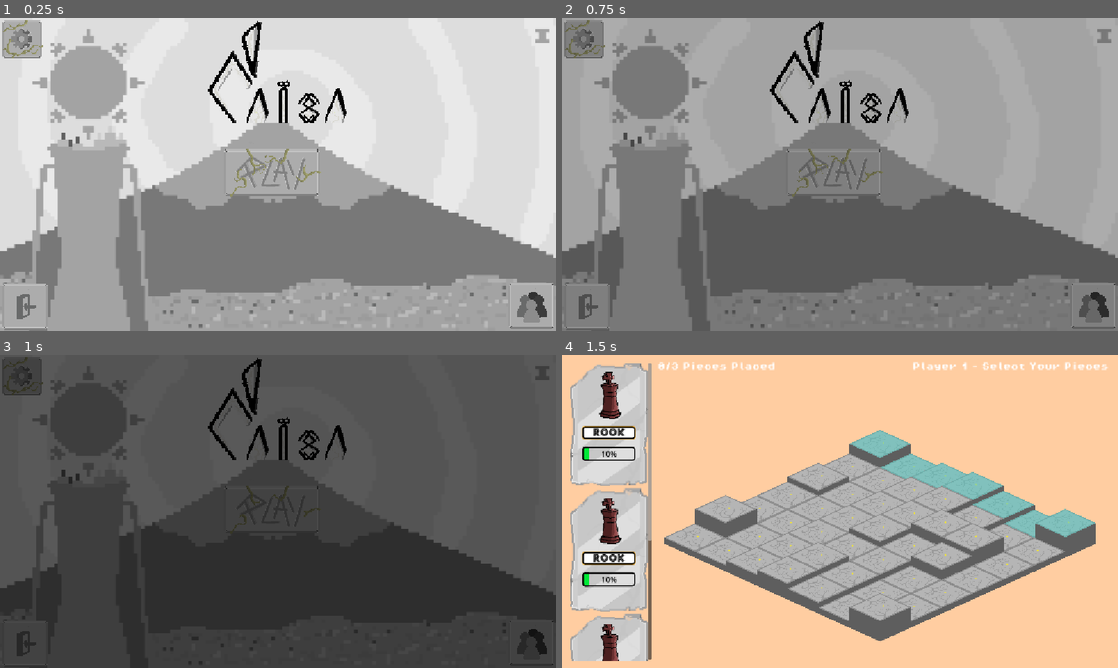
Above: before the commit, frames 1-4 (two rows, left to right).
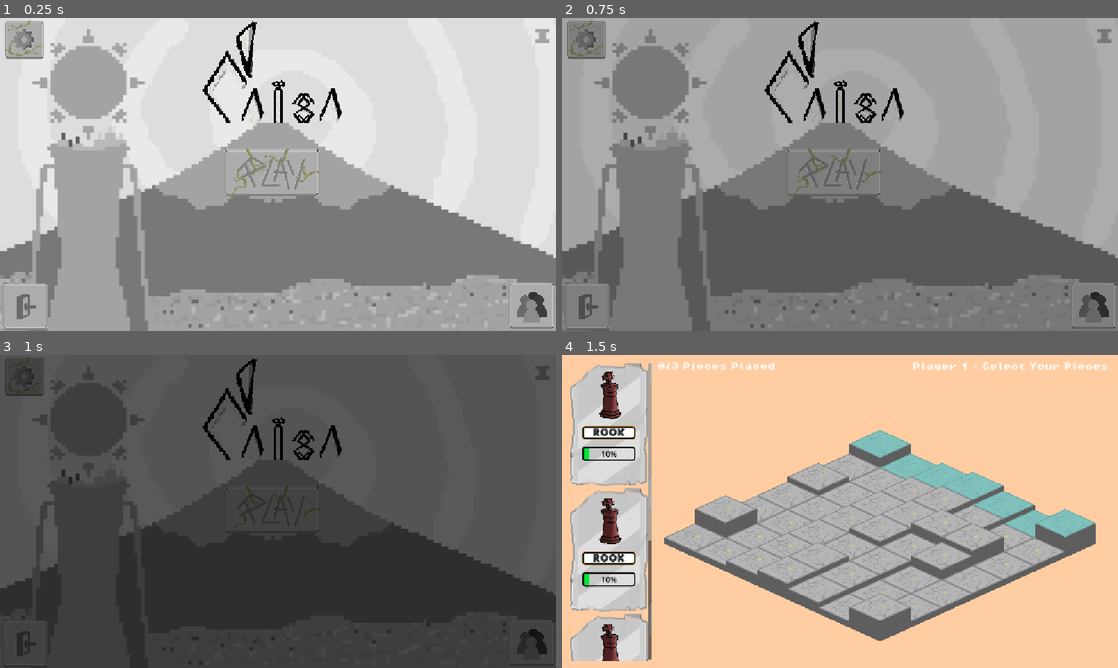
Above: after the commit, the same moments.

Repository: Caiisa-Games/caiisa
Game: Godot game, scene res://scenes/main_menu.tscn
The game is run twice, just before and just after one commit, with the same random seed, the same clock (stepped at 60 frames per second) and the same inputs.
Inputs (mouse positions are in pixels of both pictures, inside the frame that each line leads up to):
- Up to frame 1 (0.25 s): no input
- Up to frame 2 (0.75 s): click (834, 171) at 0.5 s
- Up to frame 3 (1 s): no input
- Up to frame 4 (1.5 s): click (834, 508) at 1.25 s

The runs differ from the first frame. In frame 1, 2.3% of the frame differs, in the area x 0-63%, y 0-34%; in frame 2, 2.3%; in frame 3, 2.0%; in frame 4, less than 0.1%.

Commit message:
meno main

Diff:
--- a/scenes/card.gd
+++ b/scenes/card.gd
@@ -50,7 +50,8 @@
 
 func _on_card_mouse_entered() -> void:
 	$DescriptionPanel.visible = true
-
+	$Label23.visible = true
 
 func _on_card_mouse_exited() -> void:
 	$DescriptionPanel.visible = false
+	$Label23.visible = false
--- a/scenes/card.tscn
+++ b/scenes/card.tscn
@@ -64,6 +64,18 @@
 ProgressBar/colors/font_color = Color(0, 0, 0, 1)
 ProgressBar/styles/background = SubResource("StyleBoxFlat_kg30u")
 ProgressBar/styles/fill = SubResource("StyleBoxFlat_sy11y")
+
+[sub_resource type="StyleBoxFlat" id="StyleBoxFlat_8w5pg"]
+bg_color = Color(1, 1, 1, 1)
+border_width_top = 3
+border_color = Color(0.22911215, 0.22911215, 0.22911215, 0.8235294)
+corner_radius_top_left = 15
+corner_radius_top_right = 15
+corner_radius_bottom_right = 20
+
+[sub_resource type="Theme" id="Theme_nvopj"]
+Label/colors/font_color = Color(0, 0, 0, 1)
+Label/styles/normal = SubResource("StyleBoxFlat_8w5pg")
 
 [node name="Card" type="TextureRect"]
 offset_left = 100.999985
@@ -141,6 +153,22 @@
 position = Vector2(72.725784, 140.19641)
 polygon = PackedVector2Array(-13.63607, -138.24925, 89.08913, -139.22284, 88.43934, 41.015453, 88.18005, 112.935974, -72.725784, 112.935974, -72.725784, -88.59636)
 
+[node name="Label23" type="Label" parent="."]
+layout_mode = 0
+offset_left = 165.45123
+offset_top = -35.0491
+offset_right = 296.45123
+offset_bottom = 42.9509
+theme = SubResource("Theme_nvopj")
+theme_override_colors/font_color = Color(0, 0, 0, 1)
+theme_override_colors/font_shadow_color = Color(0.99, 0.4257, 0.43510485, 1)
+theme_override_colors/font_outline_color = Color(0.24412656, 0.026650142, 0.50516695, 1)
+theme_override_constants/outline_size = 2
+theme_override_constants/shadow_outline_size = 3
+text = " hello hello hello
+ hello hello
+ hello"
+
 [connection signal="input_event" from="Area2D" to="." method="_on_card_click"]
 [connection signal="mouse_entered" from="Area2D" to="." method="_on_card_mouse_entered"]
 [connection signal="mouse_exited" from="Area2D" to="." method="_on_card_mouse_exited"]
--- a/scenes/main_menu.tscn
+++ b/scenes/main_menu.tscn
@@ -267,12 +267,21 @@
 
 [node name="TextureRect2" type="TextureRect" parent="."]
 layout_mode = 0
-offset_left = 355.0
-offset_top = -69.00001
-offset_right = 4855.0
+offset_left = 344.00003
+offset_top = -69.0
+offset_right = 4844.0
 offset_bottom = 3431.0
 scale = Vector2(0.1, 0.1)
 texture = ExtResource("9_jk1qb")
+
+[node name="ColorRect" type="ColorRect" parent="TextureRect2"]
+visible = false
+layout_mode = 0
+offset_left = 769.9995
+offset_top = 750.00006
+offset_right = 3719.9995
+offset_bottom = 2929.9998
+color = Color(0, 0, 0, 0.07450981)
 
 [node name="Title" type="Label" parent="."]
 visible = false
--- a/scenes/settings.gd
+++ b/scenes/settings.gd
@@ -38,3 +38,10 @@
 		$"../Label".visible = true
 		$ColorRectf/VBoxContainer.visible = false
 		$ColorRectf/VBoxContainer2.visible = true
+
+
+func _on_mouse_entered() -> void:
+	$AnimatedSprite2D.play("animation_setting")
+
+func _on_mouse_exited() -> void:
+	$AnimatedSprite2D.play("default")
--- a/scenes/settings.tscn
+++ b/scenes/settings.tscn
@@ -1,19 +1,214 @@
-[gd_scene load_steps=5 format=3 uid="uid://dthlhu418a1q0"]
-
-[ext_resource type="Texture2D" uid="uid://cbb1jvapc4hif" path="res://assets/Settings.png" id="1_5p8wc"]
+[gd_scene load_steps=41 format=3 uid="uid://dthlhu418a1q0"]
+
 [ext_resource type="Script" uid="uid://b8iaqnqhbq8d5" path="res://scenes/settings.gd" id="2_r6d6q"]
 [ext_resource type="Texture2D" uid="uid://bs0jfhi4cjkdi" path="res://assets/khfsad.png" id="3_6wm04"]
+[ext_resource type="Texture2D" uid="uid://bxxl3n03y3jqf" path="res://assets/ani_setting/Settings-Animation1.png" id="3_oe2nd"]
+[ext_resource type="Texture2D" uid="uid://dl007m0m6j1x5" path="res://assets/ani_setting/Settings-Animation2.png" id="4_7kvyq"]
+[ext_resource type="Texture2D" uid="uid://dkq7pppo0dask" path="res://assets/ani_setting/Settings-Animation3.png" id="5_ql1j0"]
+[ext_resource type="Texture2D" uid="uid://mto6gsi0mt7o" path="res://assets/ani_setting/Settings-Animation4.png" id="6_6dbjw"]
+[ext_resource type="Texture2D" uid="uid://dk2ipff2jiwn8" path="res://assets/ani_setting/Settings-Animation5.png" id="7_g5y2q"]
+[ext_resource type="Texture2D" uid="uid://b06v37q3m64tu" path="res://assets/ani_setting/Settings-Animation6.png" id="8_k00b3"]
+[ext_resource type="Texture2D" uid="uid://ebf6nv8pfje8" path="res://assets/ani_setting/Settings-Animation7.png" id="9_aisiw"]
+[ext_resource type="Texture2D" uid="uid://ddcokh2c5me0y" path="res://assets/ani_setting/Settings-Animation8.png" id="10_f1e71"]
+[ext_resource type="Texture2D" uid="uid://c3qnej6vpclfk" path="res://assets/ani_setting/Settings-Animation9.png" id="11_gcetw"]
+[ext_resource type="Texture2D" uid="uid://7ayqwimeiemk" path="res://assets/ani_setting/Settings-Animation10.png" id="12_i24gk"]
+[ext_resource type="Texture2D" uid="uid://ciuhhnd512wnd" path="res://assets/ani_setting/Settings-Animation11.png" id="13_3gwh8"]
+[ext_resource type="Texture2D" uid="uid://devl0h22pr75o" path="res://assets/ani_setting/Settings-Animation12.png" id="14_q4e06"]
+
+[sub_resource type="AtlasTexture" id="AtlasTexture_nilcw"]
+atlas = ExtResource("3_oe2nd")
+region = Rect2(770, 780, 1020, 1020)
+
+[sub_resource type="AtlasTexture" id="AtlasTexture_wqwn7"]
+atlas = ExtResource("4_7kvyq")
+region = Rect2(800, 798, 965, 980)
+
+[sub_resource type="AtlasTexture" id="AtlasTexture_g1x8m"]
+atlas = ExtResource("5_ql1j0")
+region = Rect2(770, 780, 1020, 1020)
+
+[sub_resource type="AtlasTexture" id="AtlasTexture_5tgmq"]
+atlas = ExtResource("6_6dbjw")
+region = Rect2(770, 780, 1020, 1020)
+
+[sub_resource type="AtlasTexture" id="AtlasTexture_bvmy7"]
+atlas = ExtResource("7_g5y2q")
+region = Rect2(770, 780, 1020, 1020)
+
+[sub_resource type="AtlasTexture" id="AtlasTexture_s1xtb"]
+atlas = ExtResource("8_k00b3")
+region = Rect2(770, 780, 1020, 1020)
+
+[sub_resource type="AtlasTexture" id="AtlasTexture_slfok"]
+atlas = ExtResource("9_aisiw")
+region = Rect2(770, 780, 1020, 1020)
+
+[sub_resource type="AtlasTexture" id="AtlasTexture_1hxbv"]
+atlas = ExtResource("10_f1e71")
+region = Rect2(770, 780, 1020, 1020)
+
+[sub_resource type="AtlasTexture" id="AtlasTexture_bfx0v"]
+atlas = ExtResource("11_gcetw")
+region = Rect2(770, 780, 1020, 1020)
+
+[sub_resource type="AtlasTexture" id="AtlasTexture_st1ee"]
+atlas = ExtResource("12_i24gk")
+region = Rect2(770, 780, 1020, 1020)
+
+[sub_resource type="AtlasTexture" id="AtlasTexture_3p4mg"]
+atlas = ExtResource("13_3gwh8")
+region = Rect2(770, 780, 1020, 1020)
+
+[sub_resource type="AtlasTexture" id="AtlasTexture_8nnln"]
+atlas = ExtResource("14_q4e06")
+region = Rect2(770, 780, 1020, 1020)
+
+[sub_resource type="AtlasTexture" id="AtlasTexture_oe2nd"]
+atlas = ExtResource("13_3gwh8")
+region = Rect2(800, 798, 965, 980)
+
+[sub_resource type="AtlasTexture" id="AtlasTexture_7kvyq"]
+atlas = ExtResource("12_i24gk")
+region = Rect2(800, 798, 965, 980)
+
+[sub_resource type="AtlasTexture" id="AtlasTexture_ql1j0"]
+atlas = ExtResource("11_gcetw")
+region = Rect2(800, 798, 965, 980)
+
+[sub_resource type="AtlasTexture" id="AtlasTexture_6dbjw"]
+atlas = ExtResource("10_f1e71")
+region = Rect2(800, 798, 965, 980)
+
+[sub_resource type="AtlasTexture" id="AtlasTexture_g5y2q"]
+atlas = ExtResource("9_aisiw")
+region = Rect2(800, 798, 965, 980)
+
+[sub_resource type="AtlasTexture" id="AtlasTexture_k00b3"]
+atlas = ExtResource("8_k00b3")
+region = Rect2(800, 798, 965, 980)
+
+[sub_resource type="AtlasTexture" id="AtlasTexture_aisiw"]
+atlas = ExtResource("7_g5y2q")
+region = Rect2(800, 798, 965, 980)
+
+[sub_resource type="AtlasTexture" id="AtlasTexture_f1e71"]
+atlas = ExtResource("6_6dbjw")
+region = Rect2(800, 798, 965, 980)
+
+[sub_resource type="AtlasTexture" id="AtlasTexture_gcetw"]
+atlas = ExtResource("5_ql1j0")
+region = Rect2(800, 798, 965, 980)
+
+[sub_resource type="AtlasTexture" id="AtlasTexture_i24gk"]
+atlas = ExtResource("4_7kvyq")
+region = Rect2(800, 798, 965, 980)
+
+[sub_resource type="AtlasTexture" id="AtlasTexture_3gwh8"]
+atlas = ExtResource("3_oe2nd")
+region = Rect2(800, 798, 965, 980)
+
+[sub_resource type="AtlasTexture" id="AtlasTexture_q4e06"]
+atlas = ExtResource("3_oe2nd")
+region = Rect2(800, 798, 965, 980)
+
+[sub_resource type="SpriteFrames" id="SpriteFrames_8vrx8"]
+animations = [{
+"frames": [{
+"duration": 1.0,
+"texture": SubResource("AtlasTexture_nilcw")
+}, {
+"duration": 1.0,
+"texture": SubResource("AtlasTexture_wqwn7")
+}, {
+"duration": 1.0,
+"texture": SubResource("AtlasTexture_g1x8m")
+}, {
+"duration": 1.0,
+"texture": SubResource("AtlasTexture_5tgmq")
+}, {
+"duration": 1.0,
+"texture": SubResource("AtlasTexture_bvmy7")
+}, {
+"duration": 1.0,
+"texture": SubResource("AtlasTexture_s1xtb")
+}, {
+"duration": 1.0,
+"texture": SubResource("AtlasTexture_slfok")
+}, {
+"duration": 1.0,
+"texture": SubResource("AtlasTexture_1hxbv")
+}, {
+"duration": 1.0,
+"texture": SubResource("AtlasTexture_bfx0v")
+}, {
+"duration": 1.0,
+"texture": SubResource("AtlasTexture_st1ee")
+}, {
+"duration": 1.0,
+"texture": SubResource("AtlasTexture_3p4mg")
+}, {
+"duration": 1.0,
+"texture": SubResource("AtlasTexture_8nnln")
+}, {
+"duration": 1.0,
+"texture": SubResource("AtlasTexture_oe2nd")
+}, {
+"duration": 1.0,
+"texture": SubResource("AtlasTexture_7kvyq")
+}, {
+"duration": 1.0,
+"texture": SubResource("AtlasTexture_ql1j0")
+}, {
+"duration": 1.0,
+"texture": SubResource("AtlasTexture_6dbjw")
+}, {
+"duration": 1.0,
+"texture": SubResource("AtlasTexture_g5y2q")
+}, {
+"duration": 1.0,
+"texture": SubResource("AtlasTexture_k00b3")
+}, {
+"duration": 1.0,
+"texture": SubResource("AtlasTexture_aisiw")
+}, {
+"duration": 1.0,
+"texture": SubResource("AtlasTexture_f1e71")
+}, {
+"duration": 1.0,
+"texture": SubResource("AtlasTexture_gcetw")
+}, {
+"duration": 1.0,
+"texture": SubResource("AtlasTexture_i24gk")
+}, {
+"duration": 1.0,
+"texture": SubResource("AtlasTexture_3gwh8")
+}],
+"loop": true,
+"name": &"animation_setting",
+"speed": 8.0
+}, {
+"frames": [{
+"duration": 1.0,
+"texture": SubResource("AtlasTexture_q4e06")
+}],
+"loop": true,
+"name": &"default",
+"speed": 5.0
+}]
 
 [sub_resource type="Theme" id="Theme_6wm04"]
 default_font_size = 300
 
 [node name="Settings" type="Button"]
-offset_right = 1012.0
+offset_right = 1036.2645
 offset_bottom = 996.0
 scale = Vector2(0.08588541, 0.08147608)
-icon = ExtResource("1_5p8wc")
 flat = true
 script = ExtResource("2_r6d6q")
+
+[node name="AnimatedSprite2D" type="AnimatedSprite2D" parent="."]
+position = Vector2(547.2412, 527.7622)
+sprite_frames = SubResource("SpriteFrames_8vrx8")
 
 [node name="ColorRectf" type="ColorRect" parent="."]
 visible = false
@@ -113,5 +308,7 @@
 popup/item_1/text = "persian"
 popup/item_1/id = 0
 
+[connection signal="mouse_entered" from="." to="." method="_on_mouse_entered"]
+[connection signal="mouse_exited" from="." to="." method="_on_mouse_exited"]
 [connection signal="pressed" from="." to="." method="_on_pressed"]
 [connection signal="item_selected" from="ColorRectf/OptionButton" to="." method="_on_option_button_item_selected"]
Binary file added: assets/ani_setting/Settings-Animation1.png
Not shown, added: assets/ani_setting/Settings-Animation1.png.import
Binary file added: assets/ani_setting/Settings-Animation10.png
Not shown, added: assets/ani_setting/Settings-Animation10.png.import
Binary file added: assets/ani_setting/Settings-Animation11.png
Not shown, added: assets/ani_setting/Settings-Animation11.png.import
Binary file added: assets/ani_setting/Settings-Animation12.png
Not shown, added: assets/ani_setting/Settings-Animation12.png.import
Binary file added: assets/ani_setting/Settings-Animation2.png
Not shown, added: assets/ani_setting/Settings-Animation2.png.import
Binary file added: assets/ani_setting/Settings-Animation3.png
Not shown, added: assets/ani_setting/Settings-Animation3.png.import
(and 13 more such lines)
